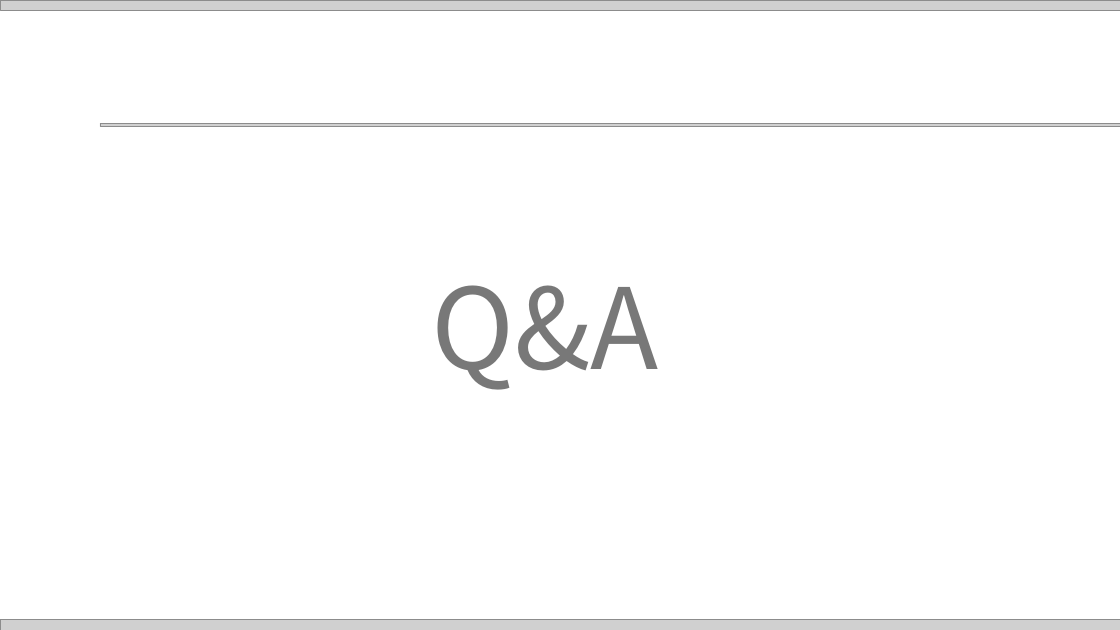
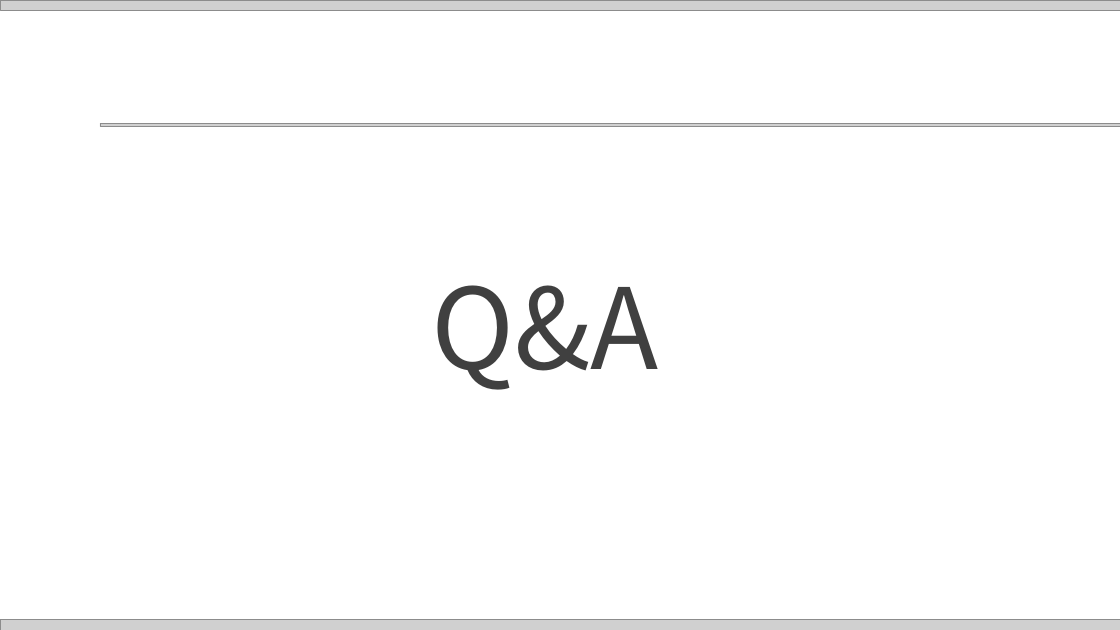
Before and after one commit to OpenSW-2025-Dadam/OURM-team-meeting-logs, a slide deck: slide 14 of 4조 다담 발표 자료.pptx (slide 11 before the commit). Drawn at 1120x630 pixels with LibreOffice and Linux fonts; fonts in the diff are those of the drawing; grey boxes stand for pictures. Boxes give left, top, right and bottom in pixels: in the first picture for what was removed or moved away, otherwise in the second. Text is boxed around its words. In the diff, an @@ line names an element or a change of style, - is before the commit and + after.

```diff
--- a/4조 다담 발표 자료.pptx
+++ b/4조 다담 발표 자료.pptx
@@ text "Q&A" at <box>432,285,659,390</box>: text colour #787878 to #404040 @@
```
Also in this commit, not shown: 3 other slides changed, 2 slides added, 1 other file.
